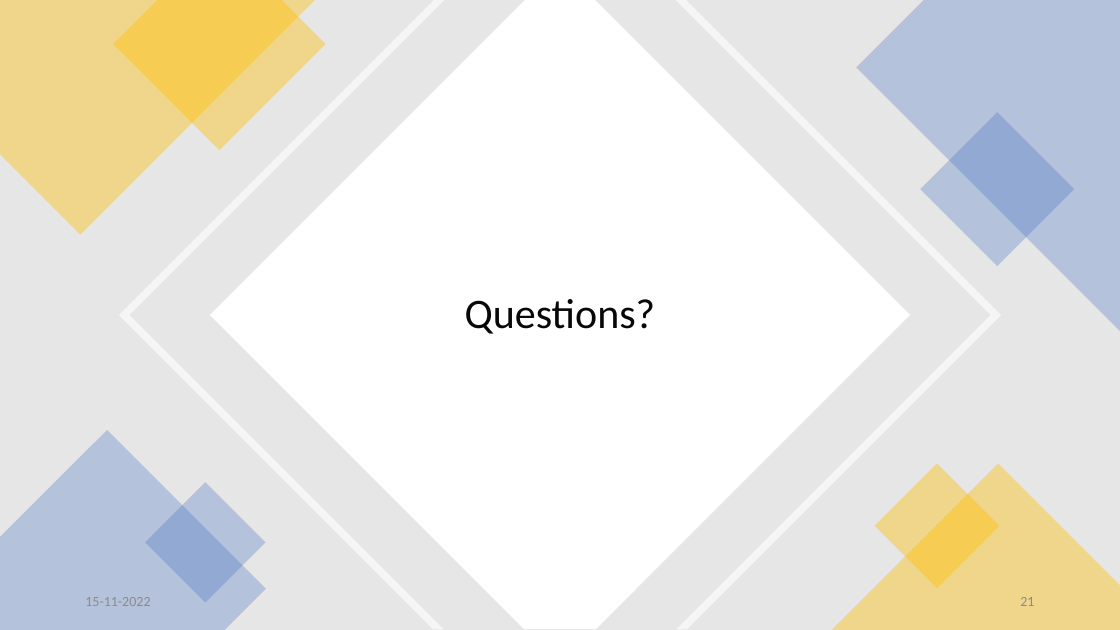
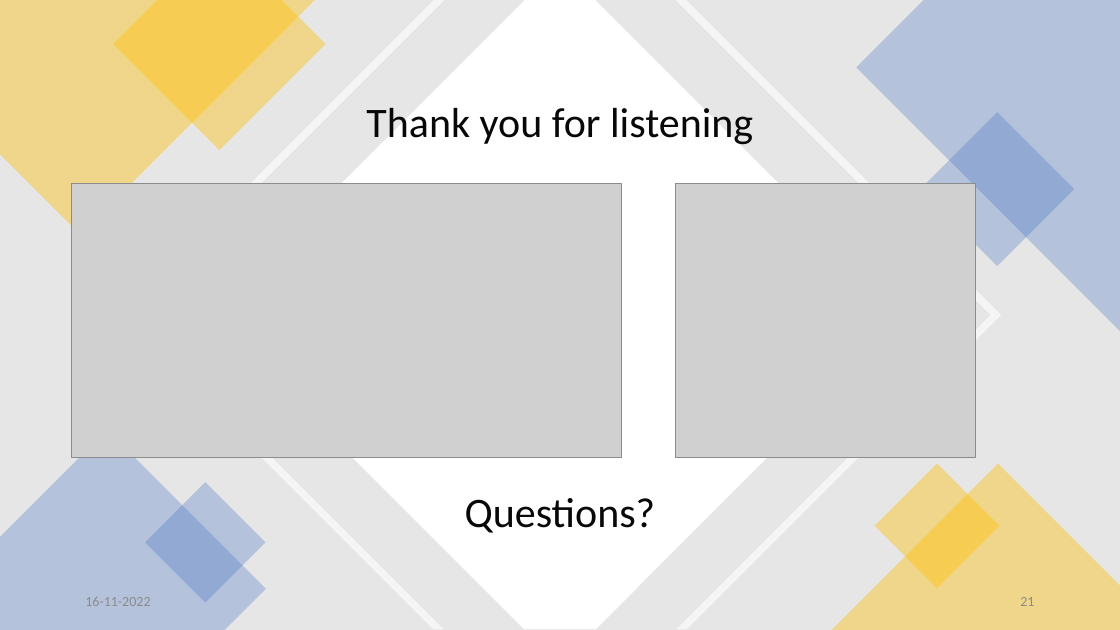
Before and after one commit to sebivenlo/ESD_ElasticSearch_Kibana_Workshop, a slide deck: slide 21 of ElasticSearchPresentation.pptx. Drawn at 1120x630 pixels with LibreOffice and Linux fonts; fonts in the diff are those of the drawing; grey boxes stand for pictures. Boxes give left, top, right and bottom in pixels: in the first picture for what was removed or moved away, otherwise in the second. Text is boxed around its words. In the diff, an @@ line names an element or a change of style, - is before the commit and + after.

```diff
--- a/ElasticSearchPresentation.pptx
+++ b/ElasticSearchPresentation.pptx
@@ text added at (366,107,753,145), 36 pt, text #080808 @@
+Thank you for listening
@@ picture added at (71,183,621,458) @@
@@ picture added at (676,183,975,458) @@
@@ title "Questions?": place and size @@
-title "Questions?" at (465,299,656,334)
+title "Questions?" at (465,498,656,533)
```
Also in this commit, not shown: 20 other slides changed.
